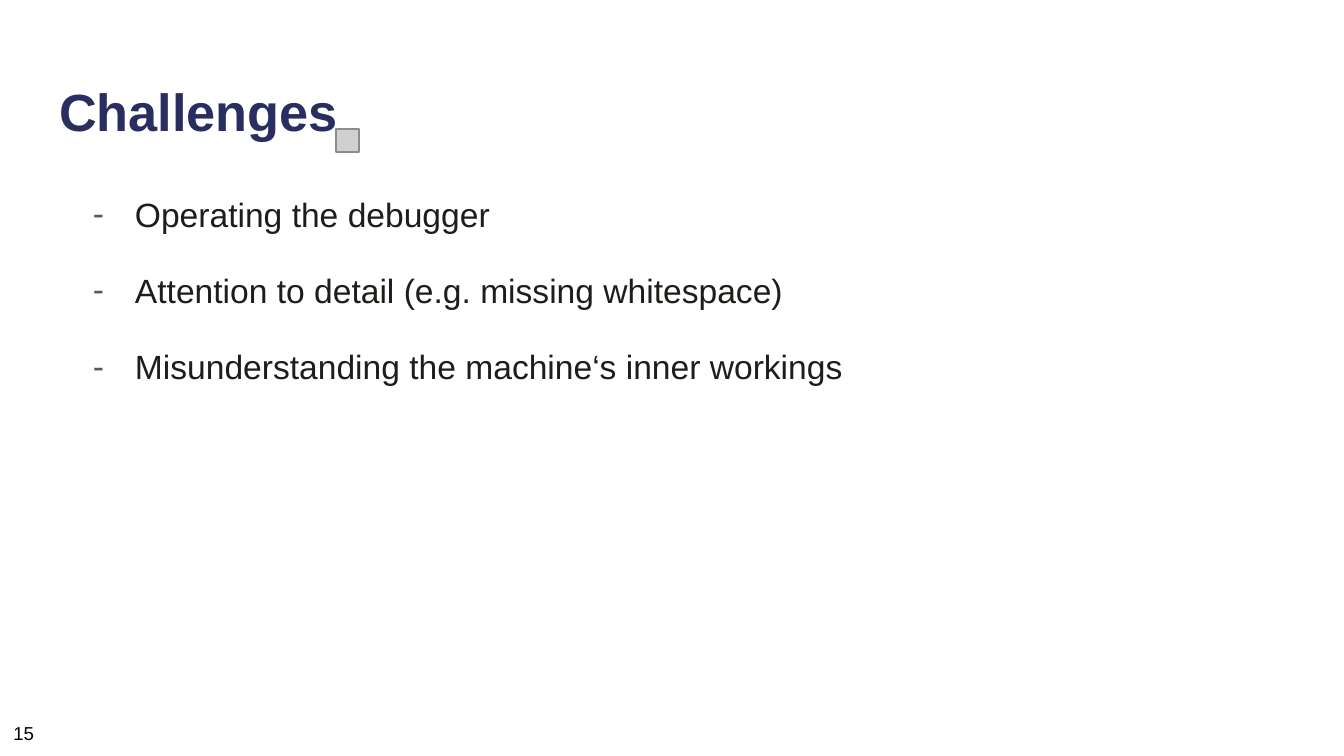
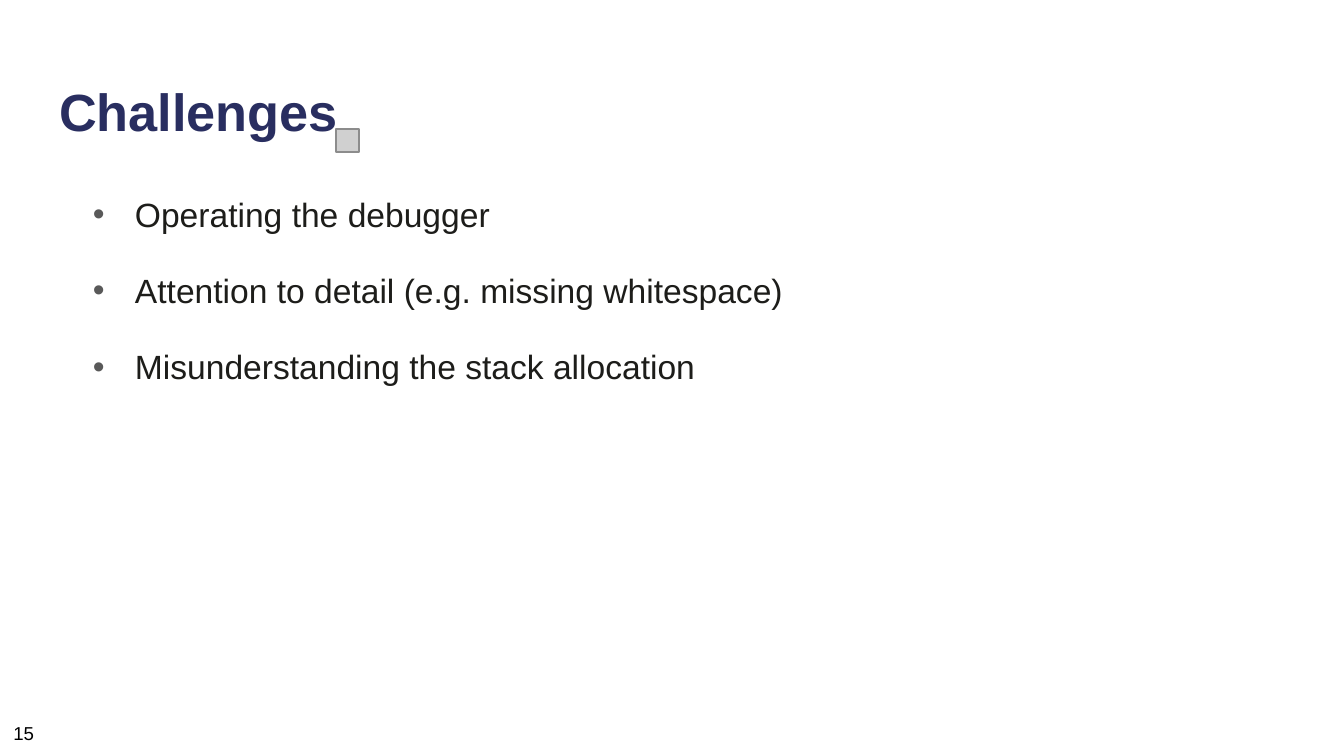
Before and after one commit to neubert-simon/auv-final-report, a slide deck: slide 20 of Final Presentation/ICS_Praesentationsfolien.pptx (slide 26 before the commit). Drawn at 1344x756 pixels with LibreOffice and Linux fonts; fonts in the diff are those of the drawing; grey boxes stand for pictures. Boxes give left, top, right and bottom in pixels: in the first picture for what was removed or moved away, otherwise in the second. Text is boxed around its words. In the diff, an @@ line names an element or a change of style, - is before the commit and + after.

```diff
--- a/Final Presentation/ICS_Praesentationsfolien.pptx
+++ b/Final Presentation/ICS_Praesentationsfolien.pptx
@@ text at (135,354,695,385): text changed @@
-– Misunderstanding the machine‘s inner workings
+• Misunderstanding the stack allocation
```
Also in this commit, not shown: 12 other slides changed, 5 slides added, 10 slides removed.
